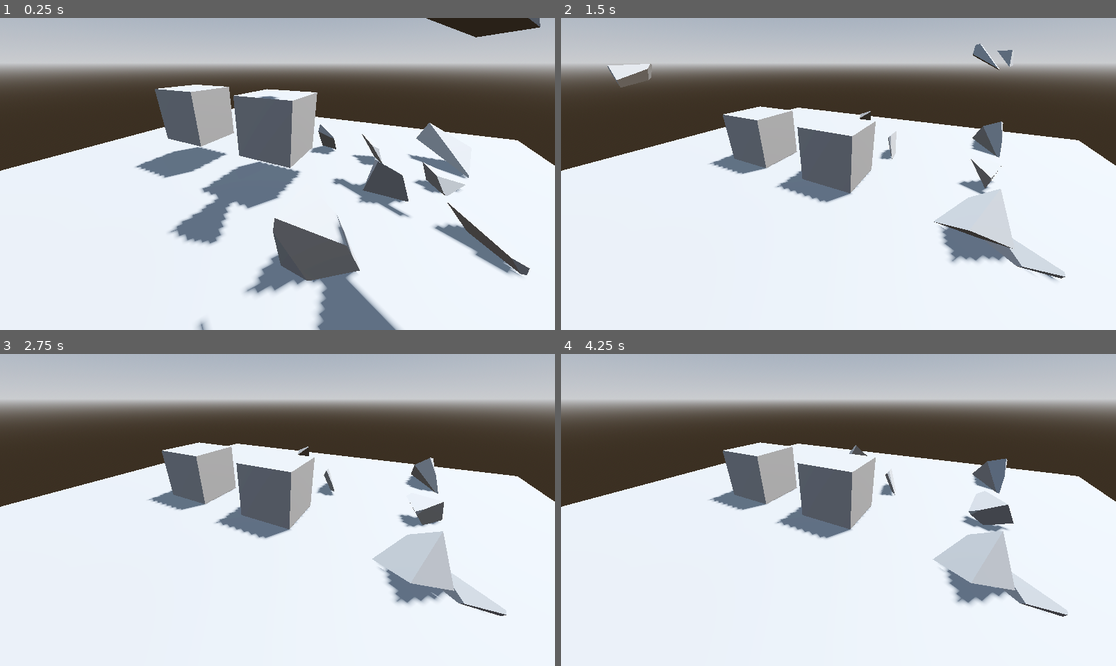
Above: before the commit, frames 1-4 (two rows, left to right).
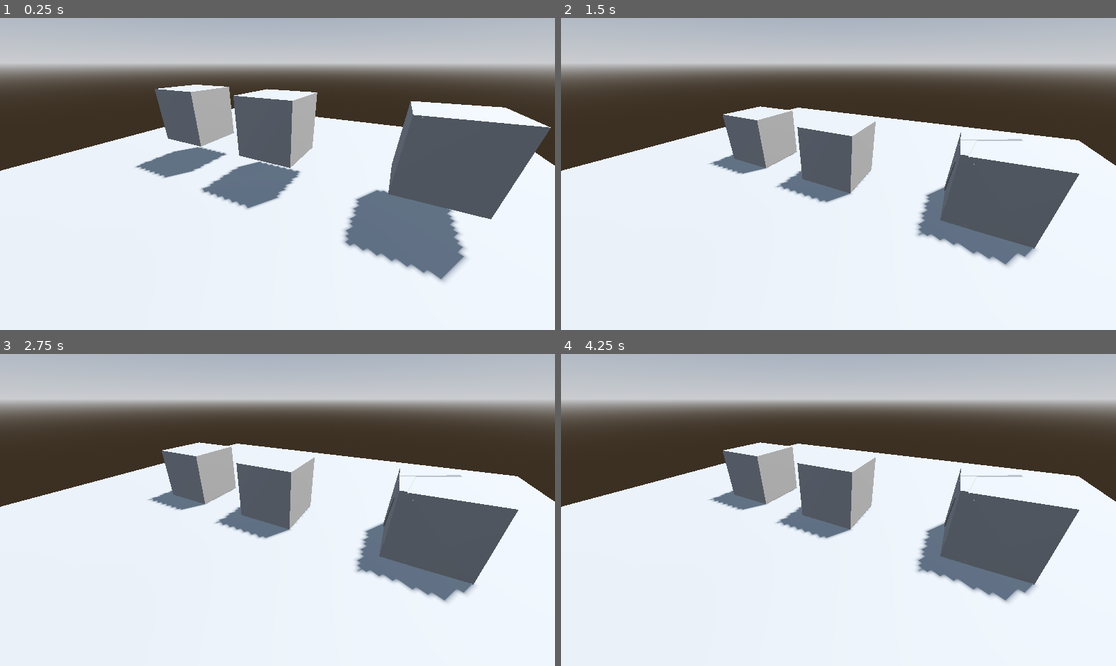
Above: after the commit, the same moments.

Repository: OffByTwoDev/Destruct3D
Game: Godot game, scene res://Main.tscn
Two runs of this game, one before a commit and one after it. Both use one fixed random seed, a clock stepped at 60 frames per second and the inputs below.
Inputs:
- Up to frame 1 (0.25 s): no input
- Up to frame 2 (1.5 s): no input
- Up to frame 3 (2.75 s): no input
- Up to frame 4 (4.25 s): no input

The runs differ from the first frame. In frame 1, 19% of the frame differs, in the area x 30-100%, y 0-100%; in frame 2, 7.7%; in frame 3, 7.5%; in frame 4, 7.4%.

Commit message:
feat: added static typing of destronoi node

Diff:
--- a/Main.tscn
+++ b/Main.tscn
@@ -86,7 +86,7 @@
 
 [node name="TestingDestronoi" type="Node" parent="." node_paths=PackedStringArray("destronoi_node")]
 script = ExtResource("1_uu6xs")
-destronoi_node = NodePath("RigidBody3D/Node")
+destronoi_node = NodePath("RigidBody3D/DestronoiNode")
 
 [node name="RigidBody3D" type="RigidBody3D" parent="TestingDestronoi"]
 transform = Transform3D(1, 0, 0, 0, 1, 0, 0, 0, 1, 2.39157, 1.22465, 0)
@@ -97,7 +97,8 @@
 [node name="CollisionShape3D" type="CollisionShape3D" parent="TestingDestronoi/RigidBody3D"]
 shape = SubResource("ConvexPolygonShape3D_cm0pq")
 
-[node name="Node" type="Node" parent="TestingDestronoi/RigidBody3D" node_paths=PackedStringArray("mesh_instance")]
+[node name="DestronoiNode" type="Node" parent="TestingDestronoi/RigidBody3D" node_paths=PackedStringArray("mesh_instance")]
 script = ExtResource("1_glv2v")
-tree_height = 4
+tree_height = 2
 mesh_instance = NodePath("../MeshInstance3D")
+metadata/_custom_type_script = "uid://du0auwhgemk8f"
--- a/destronoi/DestronoiNode.gd
+++ b/destronoi/DestronoiNode.gd
@@ -348,7 +348,7 @@
 
 			estim_dir = estim_dir.normalized()
 
-			new_body.set_axis_velocity(combust_velocity * estim_dir)
+			# new_body.set_axis_velocity(combust_velocity * estim_dir)
 
 		new_collision_shape.shape = new_body_mesh_instance.mesh.create_convex_shape(false,false)
 
--- a/testing_destronoi.gd
+++ b/testing_destronoi.gd
@@ -1,6 +1,6 @@
 extends Node
 
-@export var destronoi_node : Node
+@export var destronoi_node : DestronoiNode
 
 func _ready() -> void:
 	destronoi_node.destroy(5,5, 10.0)
